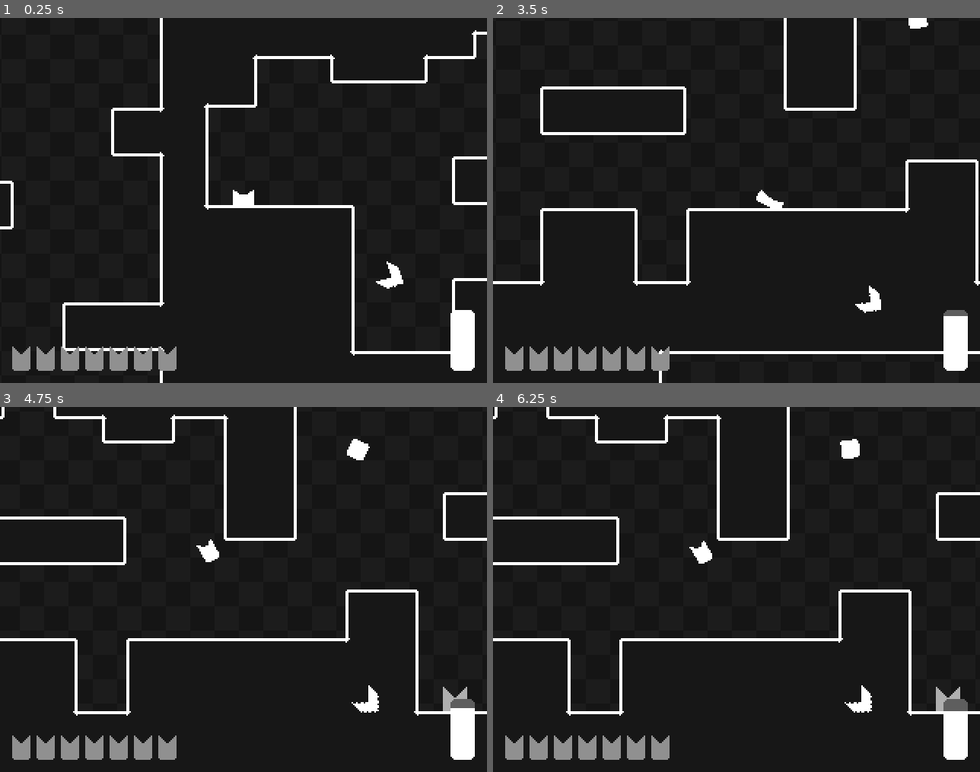
Above: before the commit, frames 1-4 (two rows, left to right).
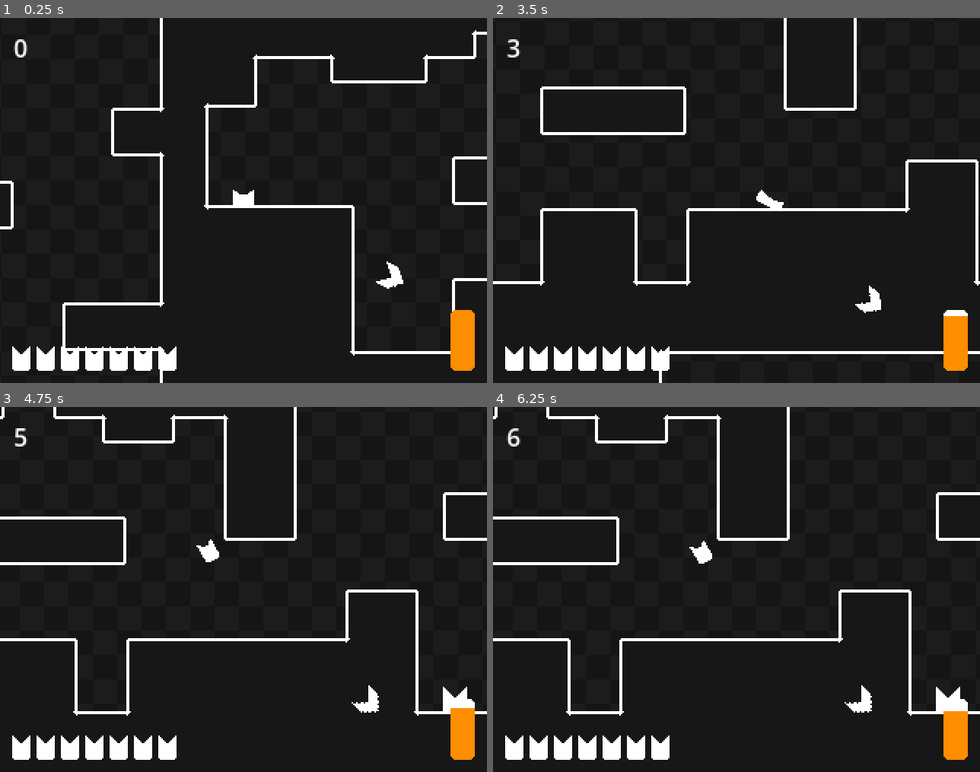
Above: after the commit, the same moments.

Repository: deltea/Gravity
Game: Godot game, scene res://main.tscn
Two runs of this game, one before a commit and one after it. Both use one fixed random seed, a clock stepped at 60 frames per second and the inputs below.
Inputs:
- Up to frame 1 (0.25 s): no input
- Up to frame 2 (3.5 s): hold D (right) 0.53-2.03 s; tap Shift (fly) every 0.75 s from 0.6 to 2.85 s; tap Space (jump) at 0.77, 1.52, 3.02 s; hold A (left) 2.03-2.78 s; hold D (right) from 2.78 s (still down)
- Up to frame 3 (4.75 s): tap Shift (fly) at 3.6, 4.35 s; tap Space (jump) at 3.77, 4.52 s; release D (right) at 4.28 s; hold A (left) from 4.28 s (still down)
- Up to frame 4 (6.25 s): release A (left) at 5.03 s; hold D (right) 5.03-5.78 s; tap Shift (fly) at 5.1, 5.85 s; hold A (left) from 5.78 s (still down); tap Space (jump) at 6.02 s

The runs differ from the first frame. In frame 1, 2.4% of the frame differs, in the area x 2-98%, y 5-97%; in frame 2, 2.5%; in frame 3, 2.7%; in frame 4, 2.7%.

Commit message:
⏱️ timer

Diff:
--- a/globals.gd
+++ b/globals.gd
@@ -5,3 +5,4 @@
 
 var player: Player
 var level_manager: LevelManager
+var timer: SpeedrunTimer
--- a/main.tscn
+++ b/main.tscn
@@ -7,9 +7,16 @@
 [ext_resource type="Texture2D" uid="uid://clr5ypybtun8g" path="res://assets/tileset.png" id="2_kqmtn"]
 [ext_resource type="Texture2D" uid="uid://cuc712p0p1l2j" path="res://assets/target-ui-unlit.png" id="3_fas2k"]
 [ext_resource type="Texture2D" uid="uid://c7g5fuaxtvaga" path="res://assets/arrow.png" id="3_ihhh7"]
+[ext_resource type="Texture2D" uid="uid://p7eb2xwava6k" path="res://assets/stamina-bar-unlit.png" id="4_ryhdc"]
 [ext_resource type="Texture2D" uid="uid://dikcgwleyh6kt" path="res://assets/target-ui.png" id="4_xr73o"]
-[ext_resource type="PackedScene" uid="uid://bejvcspusjgu1" path="res://refill.tscn" id="5_dhpsl"]
+[ext_resource type="Script" path="res://timer.gd" id="7_ogbqq"]
 [ext_resource type="PackedScene" uid="uid://ducsoj3lu5jvu" path="res://target.tscn" id="7_vljsy"]
+
+[sub_resource type="SystemFont" id="SystemFont_2cpnj"]
+font_names = PackedStringArray("Pixellari")
+
+[sub_resource type="LabelSettings" id="LabelSettings_kng4b"]
+font = SubResource("SystemFont_2cpnj")
 
 [sub_resource type="TileSetAtlasSource" id="TileSetAtlasSource_5mqcb"]
 texture = ExtResource("2_kqmtn")
@@ -604,11 +611,11 @@
 offset_top = 192.0
 offset_right = 312.0
 offset_bottom = 232.0
+pivot_offset = Vector2(8, 20)
 value = 100.0
 fill_mode = 3
-texture_under = ExtResource("2_bunqf")
+texture_under = ExtResource("4_ryhdc")
 texture_progress = ExtResource("2_bunqf")
-tint_under = Color(0.368627, 0.368627, 0.368627, 1)
 
 [node name="Arrow" type="TextureRect" parent="CanvasLayer"]
 anchors_preset = 8
@@ -635,6 +642,14 @@
 offset_right = 272.0
 offset_bottom = 232.0
 
+[node name="SpeedrunTimer" type="Label" parent="CanvasLayer"]
+offset_left = 9.0
+offset_top = 8.0
+offset_right = 49.0
+offset_bottom = 31.0
+label_settings = SubResource("LabelSettings_kng4b")
+script = ExtResource("7_ogbqq")
+
 [node name="ParallaxBackground" type="ParallaxBackground" parent="CanvasLayer"]
 
 [node name="ParallaxLayer" type="ParallaxLayer" parent="CanvasLayer/ParallaxBackground"]
@@ -658,9 +673,6 @@
 stamina_bar = NodePath("../../CanvasLayer/Stamina")
 arrow = NodePath("../../CanvasLayer/Arrow")
 
-[node name="Refill" parent="World" instance=ExtResource("5_dhpsl")]
-position = Vector2(424, 56)
-
 [node name="Targets" type="Node" parent="World"]
 
 [node name="Target" parent="World/Targets" instance=ExtResource("7_vljsy")]
@@ -683,3 +695,5 @@
 
 [node name="Target7" parent="World/Targets" instance=ExtResource("7_vljsy")]
 position = Vector2(-272, 32)
+
+[node name="Refills" type="Node" parent="World"]
--- a/player.gd
+++ b/player.gd
@@ -27,6 +27,8 @@
 @export var run_rotation_degrees = 30
 @export var rotation_smoothing = 1000
 @export var stamina_bar_smoothing = 200
+@export var stamina_bar_scale = 1.4
+@export var stamina_bar_scale_smoothing = 3
 
 @export_group("Gameplay")
 @export var arrow: TextureRect
@@ -58,6 +60,7 @@
 	sprite.rotation_degrees = move_toward(sprite.rotation_degrees, run_rotation + double_jump_rotation, rotation_smoothing * delta)
 
 	stamina_bar.value = move_toward(stamina_bar.value, stamina, stamina_bar_smoothing * delta)
+	stamina_bar.scale = stamina_bar.scale.move_toward(Vector2.ONE, stamina_bar_scale_smoothing * delta)
 
 	var current_target = Globals.level_manager.targets_left.front()
 	var direction = current_target.position - position
@@ -158,6 +161,7 @@
 	if area is Refill:
 		area.on_collect()
 		update_stamina(100)
+		stamina_bar.scale = stamina_bar_scale * Vector2.ONE
 	elif area is Target and area == Globals.level_manager.targets_left.front():
 		Globals.level_manager.pop_target()
 		arrow.show()
--- a/target.gd
+++ b/target.gd
@@ -3,7 +3,7 @@
 
 @export var unlit_texture: Texture2D
 @export var lit_texture: Texture2D
-@export var scale_smoothing = 6
+@export var scale_smoothing = 4
 @export var action_scale = 1.5
 
 @onready var sprite := $Sprite
--- /dev/null
+++ b/timer.gd
@@ -0,0 +1,11 @@
+extends Label
+class_name SpeedrunTimer
+
+var time: float = 0
+
+func _enter_tree() -> void:
+	Globals.timer = self
+
+func _process(delta: float) -> void:
+	time += delta
+	text = str(round(time))
Binary file changed: assets/refill.png
Binary file added: assets/stamina-bar-unlit.png
Not shown, added: assets/stamina-bar-unlit.png.import
Binary file changed: assets/stamina-bar.png
Binary file changed: assets/target-ground.png
Binary file changed: assets/target-ui-unlit.png
Binary file changed: assets/target-ui.png
Binary file changed: assets/target-unlit.png
Binary file changed: assets/target.png
Not shown: 1 places in main.tscn that only renumber resources
